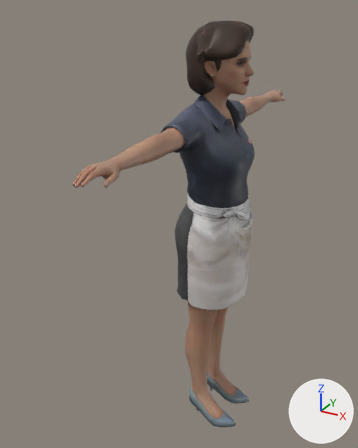
A saved change to the FBX model Assets/Graphic Assets/3D_Models/NPC/Receptionist_Female/Receptionist__Female_FBX.fbx.
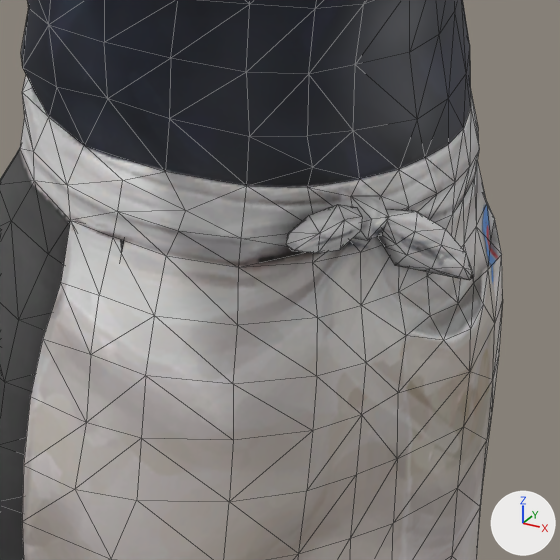
The first picture shows the older version from a camera (50 mm lens) standing at (0.78, -1.664, 1.718) and looking at (-0.109, -0.047, 0.909). The close-ups show both versions on the part from 51% to 73% of the width and 41% to 58% of the height of that picture; other places that the commit changed are outside them. The lights are fixed; the arrows at lower right show +X, +Y and +Z. The close-ups show mesh edges as thin lines. Where no turn or scale is listed for an object, it has been applied to the vertices. Vertices at the same position are counted once.

The scene before the commit, as lines of its bpy script (objects in view):
```python
me_body = bpy.data.meshes.new('Body')
me_body.from_pydata(...)  # 918 vertices, 1719 faces; spans x -0.115..0.176, y -0.269..0.734, z 0.618..1.433
# faces by material slot: [1, 448, 1270]
me_body.materials.append(mat_4_chwaitressdiner01_0_1_0_0__tx_m_joyce_body_d_tga)  # picture img_tx_m_joyce_body_d_tga
me_body.materials.append(mat_4_chwaitressdiner_0_1_0_0__tx_m_joyce_body_d_tga)  # picture img_tx_m_joyce_body_d_tga
me_body.materials.append(mat_4_mtmjoyce01body_0_1_0_0__tx_m_joyce_body_d_tga)  # picture img_tx_m_joyce_body_d_tga
# before: 101 (0.148, -0.078, 1.013) at pixel (381, 235), 103 (0.123, -0.105, 1.009), 239 (0.125, -0.107, 1.022), 240 (0.138, -0.089, 1.021), 241 (0.145, -0.09, 1.014) at pixel (367, 240)
# before: 242 (0.151, -0.078, 1.023) at pixel (388, 217), 247 (0.146, -0.087, 1.024) at pixel (371, 219)
ob_body = bpy.data.objects.new('Body', me_body)
ob_body.location = (0.0, 0.0, 0.0)
```
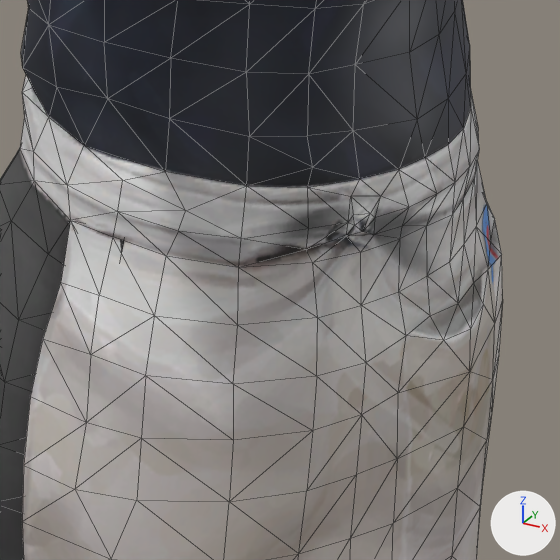
What differs and where, as boxes [x1, y1, x2, y2] in the close-ups (560 x 560 px; the box of a moved part takes in the faces that stretch with it):
```json
{"part": 1, "of": "me_body", "change": "deleted", "before": [378, 209, 473, 280]}
{"part": 2, "of": "me_body", "change": "deleted", "before": [286, 204, 362, 253]}
{"part": 3, "of": "me_body", "change": "moved or reshaped", "before": [239, 186, 389, 268], "after": [239, 186, 381, 268]}
```

Scene script edits in JSON lines:
```json
{"block": "me_body", "where": "# used by ob_body; location = (0.0, 0.0, 0.0)"}
{"block": "me_body", "where": "# verts and faces of me_body; kept vertices keep their numbers, new ones are numbered from 918"}
{"op": "remove", "block": "me_body", "code": "me_body.from_pydata(...)  # 918 vertices, 1719 faces; spans x -0.115..0.176, y -0.269..0.734, z 0.618..1.433"}
{"op": "add", "block": "me_body", "code": "me_body.from_pydata(...)  # 870 vertices, 1637 faces; spans x -0.115..0.17, y -0.269..0.734, z 0.618..1.433"}
{"block": "me_body", "change": "me_body part 1: the loose piece of 28 vertices spanning x 0.14..0.176, y -0.078..-0.018, z 0.973..1.024 is deleted"}
{"block": "me_body", "change": "me_body part 2: the loose piece of 20 vertices spanning x 0.119..0.141, y -0.135..-0.085, z 1.011..1.035 is deleted"}
{"block": "me_body", "change": "me_body part 3"}
{"op": "add", "block": "me_body", "code": "for i in [101, 242, 247]: verts[i] += (-0.01, 0.0, 0.0)"}
{"op": "add", "block": "me_body", "code": "for i in [103, 239, 240]: verts[i] += (-0.004, 0.0, 0.0)"}
{"op": "add", "block": "me_body", "code": "verts[241] = (0.135, -0.083, 1.018)  # moved, pixel (354, 225)"}
```
